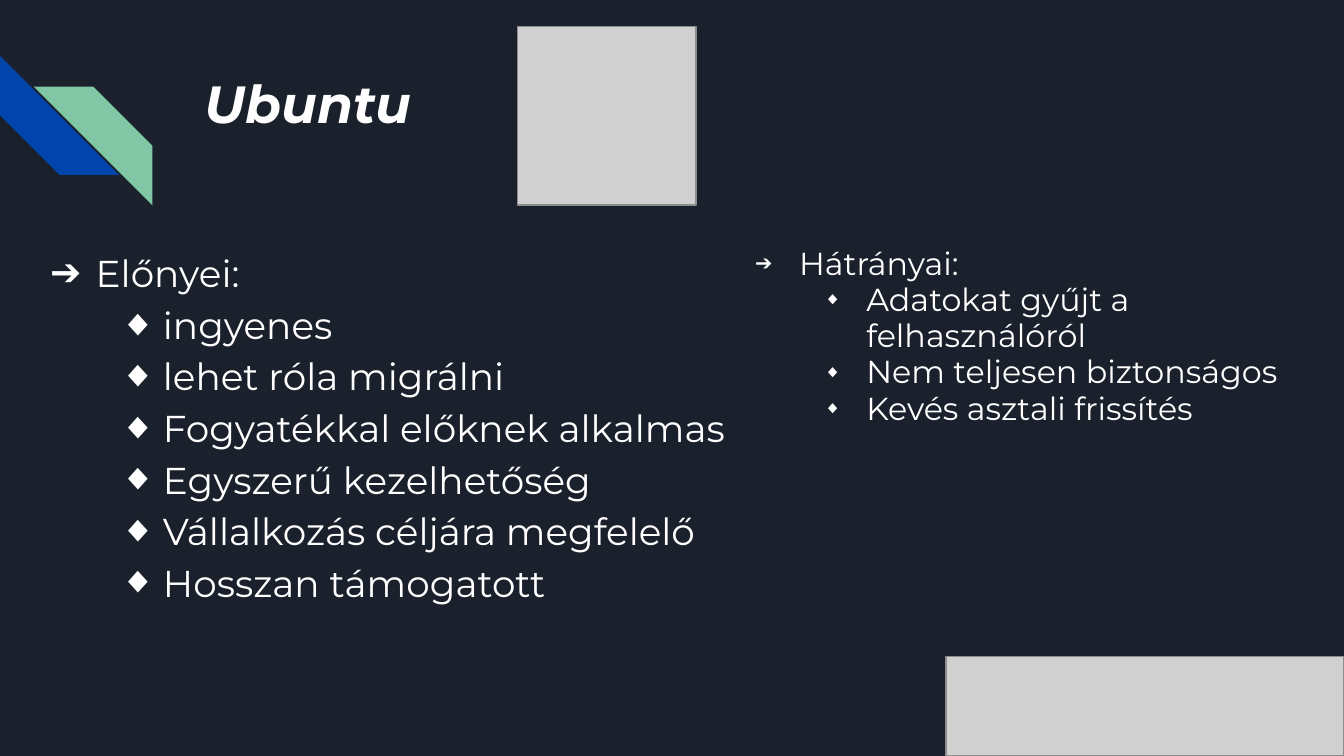
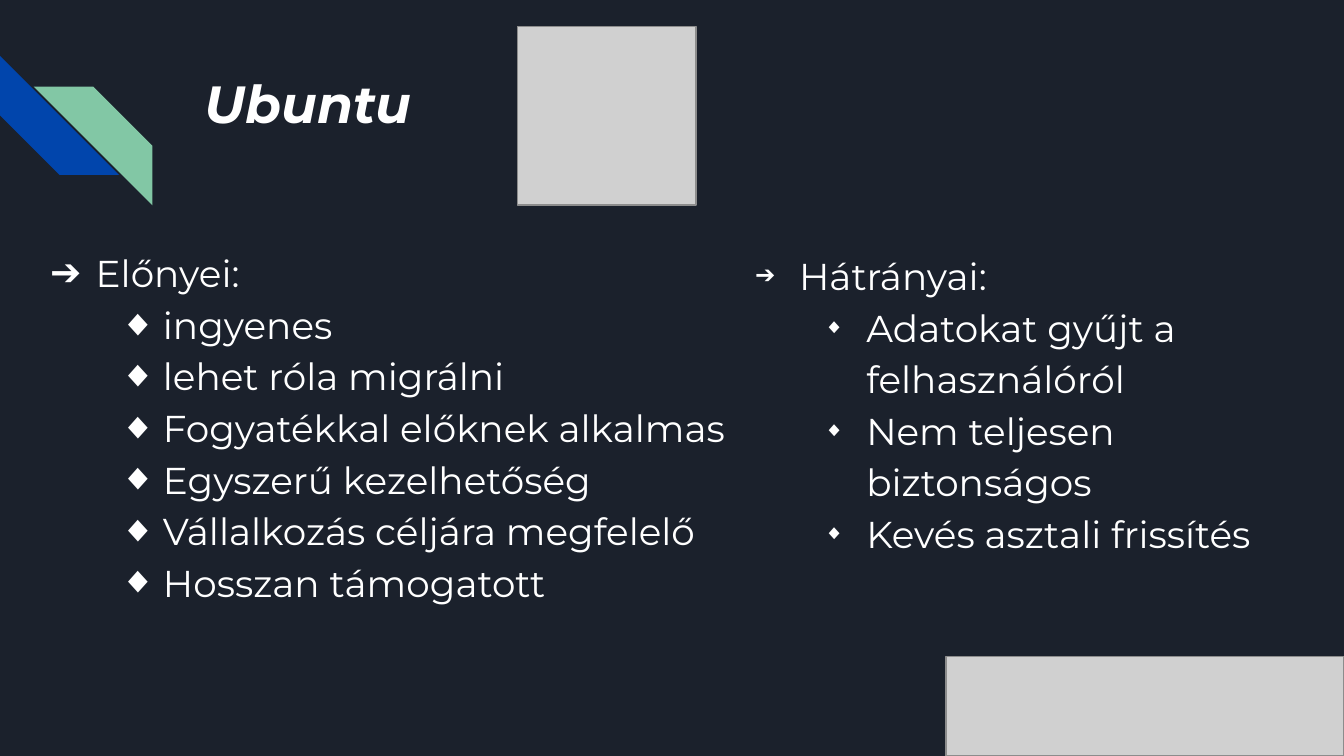
Before and after one commit to SNRobi/Op.-rendszer, a slide deck: slide 15 of Op. rendszerek utazási irodának.pptx. Drawn at 1344x756 pixels with LibreOffice and Linux fonts; fonts in the diff are those of the drawing; grey boxes stand for pictures. Boxes give left, top, right and bottom in pixels: in the first picture for what was removed or moved away, otherwise in the second. Text is boxed around its words. In the diff, an @@ line names an element or a change of style, - is before the commit and + after.

```diff
--- a/Op. rendszerek utazási irodának.pptx
+++ b/Op. rendszerek utazási irodának.pptx
@@ text "Hátrányai:" at (x1=799, y1=262, x2=1250, y2=548): size 17 to 20 pt; line spacing 0.95 to 1.15 @@
```
Also in this commit, not shown: 3 other slides changed.
